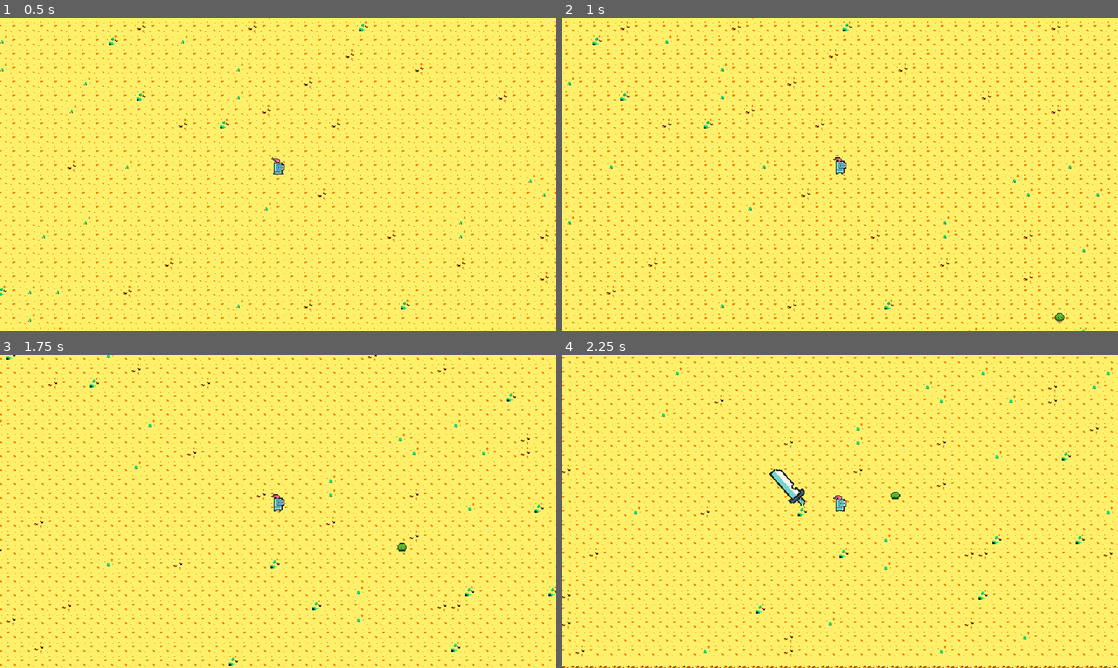
Above: before the commit, frames 1-4 (two rows, left to right).
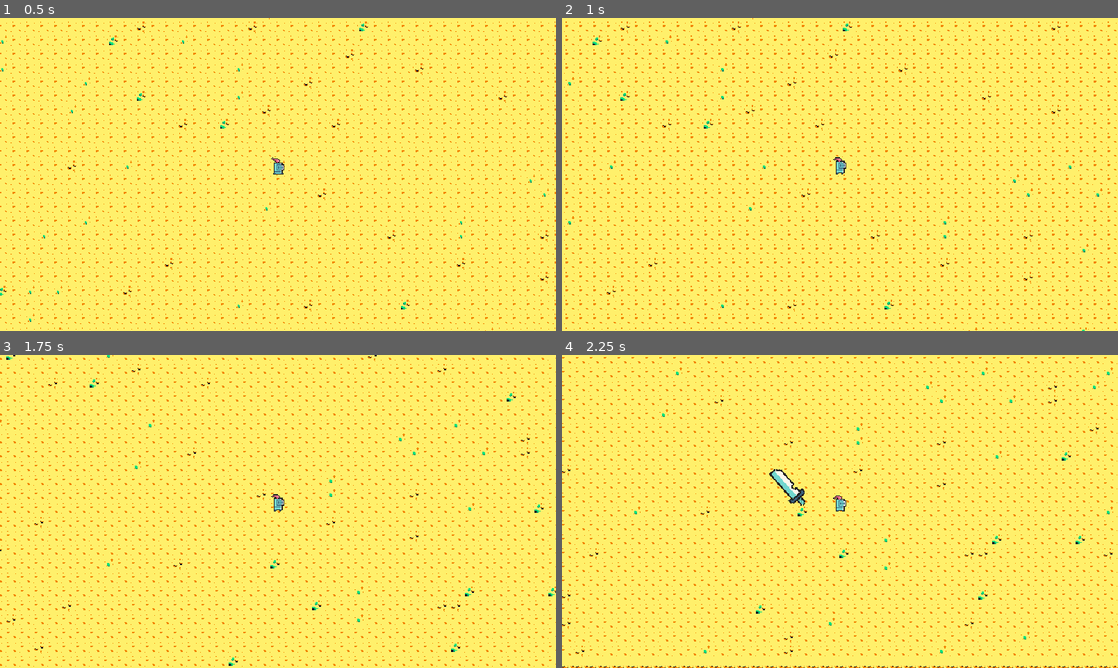
Above: after the commit, the same moments.

Repository: de43gy/2dtopdown-godot-game
Game: Godot game, scene res://scene/level/level.tscn
Two runs of this game, one before a commit and one after it. Both use one fixed random seed, a clock stepped at 60 frames per second and the inputs below.
Inputs:
- Up to frame 1 (0.5 s): no input
- Up to frame 2 (1 s): tap Enter at 0.5 s; hold D (move_right) from 0.53 s (still down)
- Up to frame 3 (1.75 s): release D (move_right) at 1.28 s; hold S (move_down) from 1.28 s (still down)
- Up to frame 4 (2.25 s): release S (move_down) at 2.03 s; hold D (move_right) from 2.03 s (still down)

Frame 1 is identical in both runs. In frame 2, less than 0.1% of the frame differs, in the area x 88-91%, y 94-98%; in frame 3, less than 0.1%; in frame 4, less than 0.1%.

Commit message:
add lair for spawm monsters and animation

Diff:
--- /dev/null
+++ b/scene/lair/lair.tscn
@@ -0,0 +1,50 @@
+[gd_scene load_steps=6 format=3 uid="uid://c6x1nps2ky43u"]
+
+[ext_resource type="Texture2D" uid="uid://dgyres0p2t5t7" path="res://scene/lair/lair_1.png" id="1_0tu2y"]
+[ext_resource type="Texture2D" uid="uid://po0mepcwbdkb" path="res://scene/lair/lair_2.png" id="2_px2by"]
+[ext_resource type="Texture2D" uid="uid://dl8tg32ba1ywm" path="res://scene/lair/lair_3.png" id="3_lsjw4"]
+
+[sub_resource type="SpriteFrames" id="SpriteFrames_pvrdr"]
+animations = [{
+"frames": [{
+"duration": 1.0,
+"texture": ExtResource("1_0tu2y")
+}, {
+"duration": 1.0,
+"texture": ExtResource("2_px2by")
+}, {
+"duration": 1.0,
+"texture": ExtResource("2_px2by")
+}, {
+"duration": 1.0,
+"texture": ExtResource("3_lsjw4")
+}, {
+"duration": 1.0,
+"texture": ExtResource("2_px2by")
+}, {
+"duration": 1.0,
+"texture": ExtResource("2_px2by")
+}, {
+"duration": 1.0,
+"texture": ExtResource("1_0tu2y")
+}],
+"loop": true,
+"name": &"idli",
+"speed": 10.0
+}]
+
+[sub_resource type="CircleShape2D" id="CircleShape2D_ip25l"]
+radius = 17.0
+
+[node name="Lair" type="CharacterBody2D"]
+
+[node name="AnimatedSprite2D" type="AnimatedSprite2D" parent="."]
+position = Vector2(0, -28)
+sprite_frames = SubResource("SpriteFrames_pvrdr")
+animation = &"idli"
+autoplay = "idli"
+frame_progress = 0.27914
+
+[node name="CollisionShape2D" type="CollisionShape2D" parent="."]
+position = Vector2(0, -19)
+shape = SubResource("CircleShape2D_ip25l")
--- a/scene/level/level.tscn
+++ b/scene/level/level.tscn
@@ -1,8 +1,7 @@
-[gd_scene load_steps=4 format=4 uid="uid://y4y65ghc5cj1"]
+[gd_scene load_steps=3 format=4 uid="uid://y4y65ghc5cj1"]
 
 [ext_resource type="TileSet" uid="uid://cvv4cpd7ynb7t" path="res://resources/world-tileset.tres" id="1_j1s3x"]
 [ext_resource type="PackedScene" uid="uid://b3e7kckq1axq4" path="res://scene/player/player.tscn" id="2_8op7h"]
-[ext_resource type="PackedScene" uid="uid://c375ykyoic2de" path="res://scene/slime/slime.tscn" id="3_ktinn"]
 
 [node name="Level" type="Node"]
 
@@ -12,6 +11,3 @@
 
 [node name="Player" parent="." instance=ExtResource("2_8op7h")]
 position = Vector2(583, 306)
-
-[node name="Slime" parent="." instance=ExtResource("3_ktinn")]
-position = Vector2(996, 513)
--- a/scene/slime/slime.tscn
+++ b/scene/slime/slime.tscn
@@ -110,7 +110,7 @@
 sprite_frames = SubResource("SpriteFrames_au4wt")
 animation = &"run"
 autoplay = "idle"
-frame_progress = 0.319991
+frame_progress = 0.437612
 
 [node name="CollisionShape2D" type="CollisionShape2D" parent="."]
 position = Vector2(0, -4)
Binary file added: scene/lair/lair_1.png
Not shown, added: scene/lair/lair_1.png.import
Binary file added: scene/lair/lair_2.png
Not shown, added: scene/lair/lair_2.png.import
Binary file added: scene/lair/lair_3.png
Not shown, added: scene/lair/lair_3.png.import
